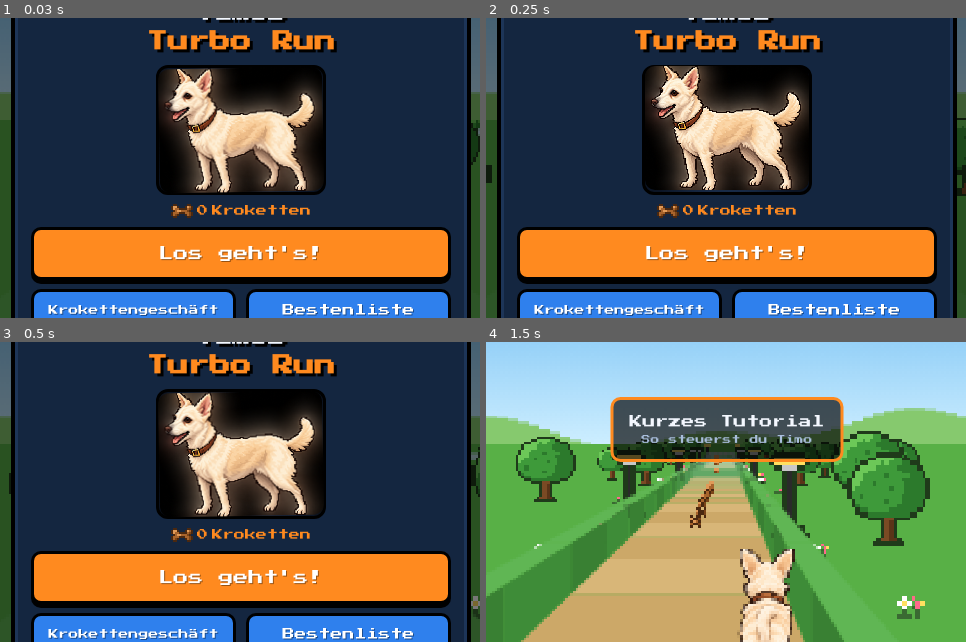
Above: before the commit, frames 1-4 (two rows, left to right).
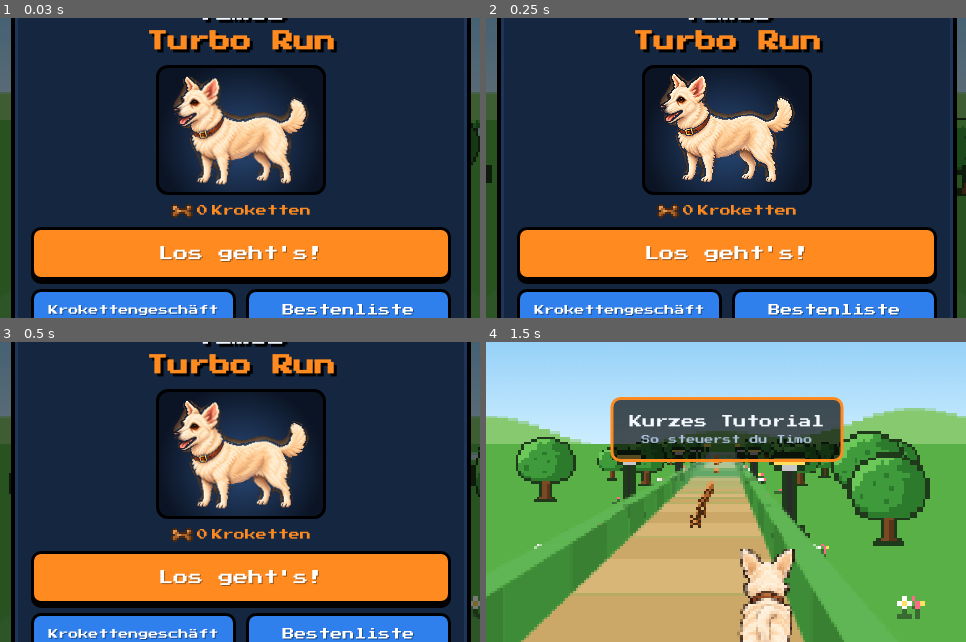
Above: after the commit, the same moments.

Repository: konstiks/timos-turbo-run
Game: browser game, page index.html
Same seed, same stepped clock (60 frames per second), same inputs: the game is played once before the commit and once after it.
Inputs (mouse positions are % of the whole screen's width and height, from its top left):
- Up to frame 1 (0.03 s): no input
- Up to frame 2 (0.25 s): no input
- Up to frame 3 (0.5 s): click (50, 50) at 0.27 s
- Up to frame 4 (1.5 s): hold D from 1.03 s (still down); tap Space at 1.1 s
The pictures show only the part of the screen within x 25-75%, y 17-67%; the shares and areas given below are measured in that part.

The runs differ from the first frame. In frame 1, 12% of the frame differs, in the area x 33-68%, y 16-59%; in frame 2, 12%, in the area x 33-68%, y 16-58%; in frame 3, 12%; in frame 4, nothing differs.

Commit message:
Neue Seitenansicht von Timo im Startbildschirm
Co-Authored-By: Claude Opus 5.5 <noreply@anthropic.com>
Claude-Session: https://claude.ai/code/session_01FwyAvonJojh9EGHS2iaqSe

Diff:
--- a/index.html
+++ b/index.html
@@ -13,7 +13,7 @@
 <link rel="apple-touch-icon" href="assets/icon.png">
 <link rel="preconnect" href="https://fonts.googleapis.com">
 <link href="https://fonts.googleapis.com/css2?family=Press+Start+2P&display=swap" rel="stylesheet">
-<link rel="stylesheet" href="style.css?v=8">
+<link rel="stylesheet" href="style.css?v=9">
 </head>
 <body>
 <div id="game">
@@ -37,7 +37,7 @@
   <div id="scrMenu" class="screen">
     <div class="panel menu">
       <h1><span>Timos</span><span class="turbo">Turbo Run</span></h1>
-      <div class="hero-wrap side" id="heroWrap"><img src="assets/timo-seite.png" alt="Timo von der Seite" class="hero-i …(185 unchanged characters)…
+      <div class="hero-wrap side" id="heroWrap"><img src="assets/timo-seite.png?v=9" alt="Timo von der Seite" class="hero-i …(185 unchanged characters)…
       <div class="kk-total"><span class="kk-ico"></span> <span id="mKK">0</span> Kroketten</div>
       <button class="btn big" id="btnStart">Los geht's!</button>
       <div class="row">
@@ -145,7 +145,7 @@
     </div>
   </div>
 </div>
-<script src="sprites.js?v=8"></script>
-<script src="game.js?v=8"></script>
+<script src="sprites.js?v=9"></script>
+<script src="game.js?v=9"></script>
 </body>
 </html>
--- a/style.css
+++ b/style.css
@@ -97,7 +97,7 @@
   border: 3px solid #000; border-radius: 12px; overflow: visible; cursor: pointer; }
 .hero-wrap .wuff { top: 6%; right: auto; left: 4%; }
 .hero-wrap .hero-img { position: absolute; border: 0; border-radius: 10px; transition: opacity .45s, transform .45s; image-rendering: pixelated; }
-.hero-side { inset: 0; width: 100% !important; height: 100%; object-fit: cover; animation: trot .45s steps(2) infinite; }
+.hero-side { left: 5%; top: 6%; width: 90% !important; height: 88%; object-fit: contain; animation: trot .45s steps(2) infinite; }
 .hero-front { left: 50%; bottom: 4%; height: 92%; width: auto !important; transform: translateX(-50%); opacity: 0; transform-origin: 50% 100%; }
 .hero-wrap.front .hero-side { opacity: 0; }
 .hero-wrap.front .hero-front { opacity: 1; animation: frontBounce 1.1s ease-in-out infinite; }
Binary file changed: assets/timo-seite.png
